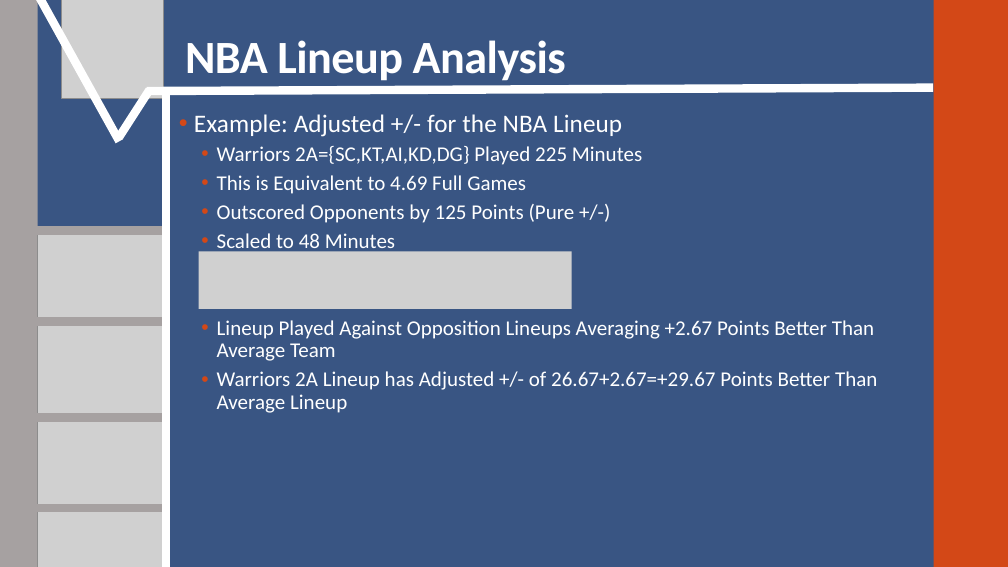
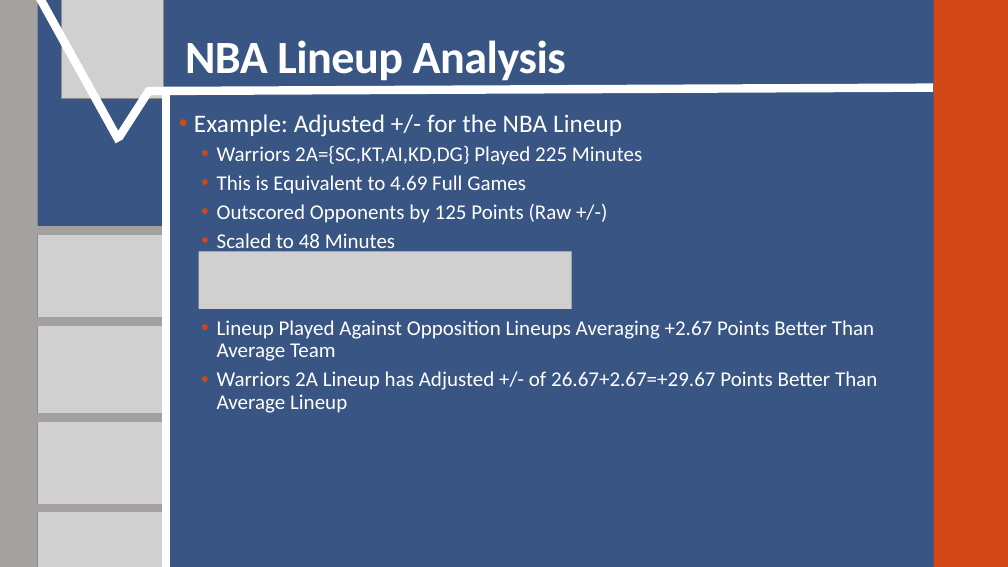
Before and after one commit to SuperMarioGiacomazzo/STOR538_WEBSITE, a slide deck: slide 4 of Slides/Basketball 3/Basketball_3_Lecture.pptx. Drawn at 1008x567 pixels with LibreOffice and Linux fonts; fonts in the diff are those of the drawing; grey boxes stand for pictures. Boxes give left, top, right and bottom in pixels: in the first picture for what was removed or moved away, otherwise in the second. Text is boxed around its words. In the diff, an @@ line names an element or a change of style, - is before the commit and + after.

```diff
--- a/Slides/Basketball 3/Basketball_3_Lecture.pptx
+++ b/Slides/Basketball 3/Basketball_3_Lecture.pptx
@@ text at box(217, 204, 572, 223): text changed @@
-  • Outscored Opponents by 125 Points (Pure +/-)
+  • Outscored Opponents by 125 Points (Raw +/-)
```
Also in this commit, not shown: 1 other file.
